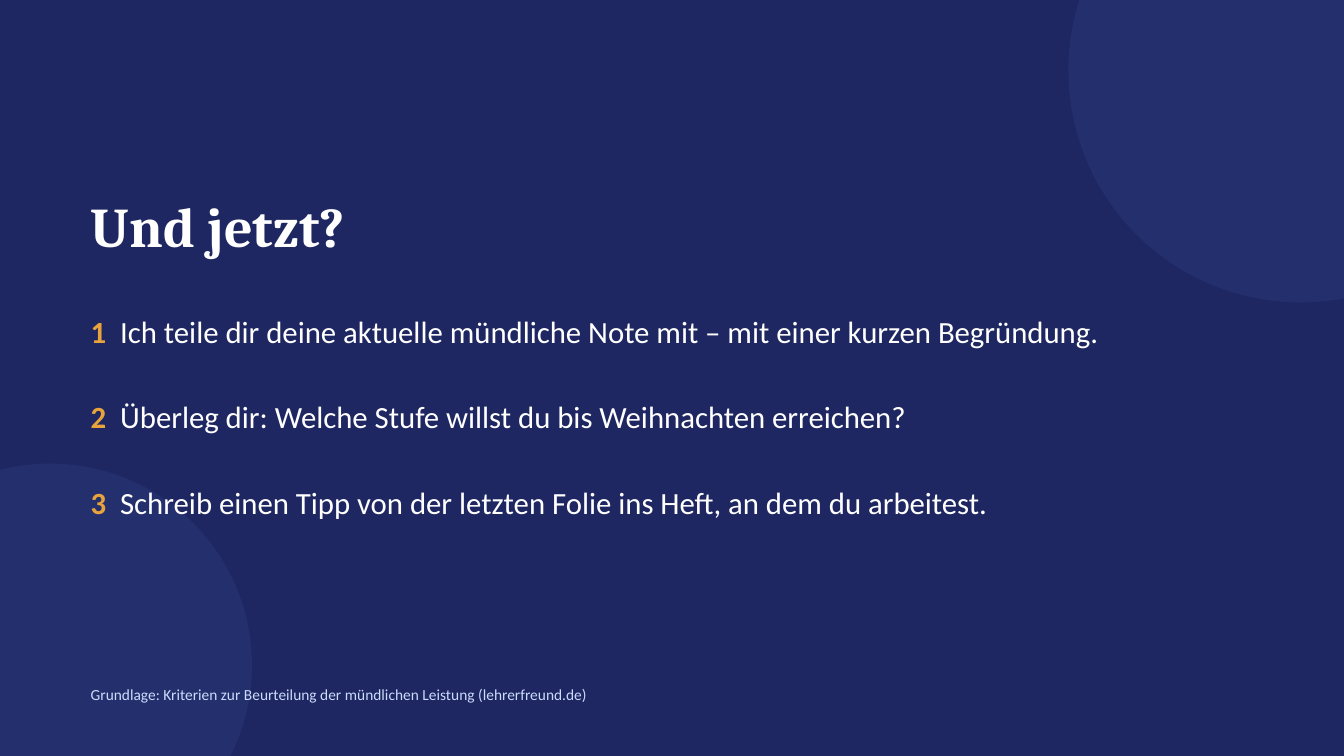
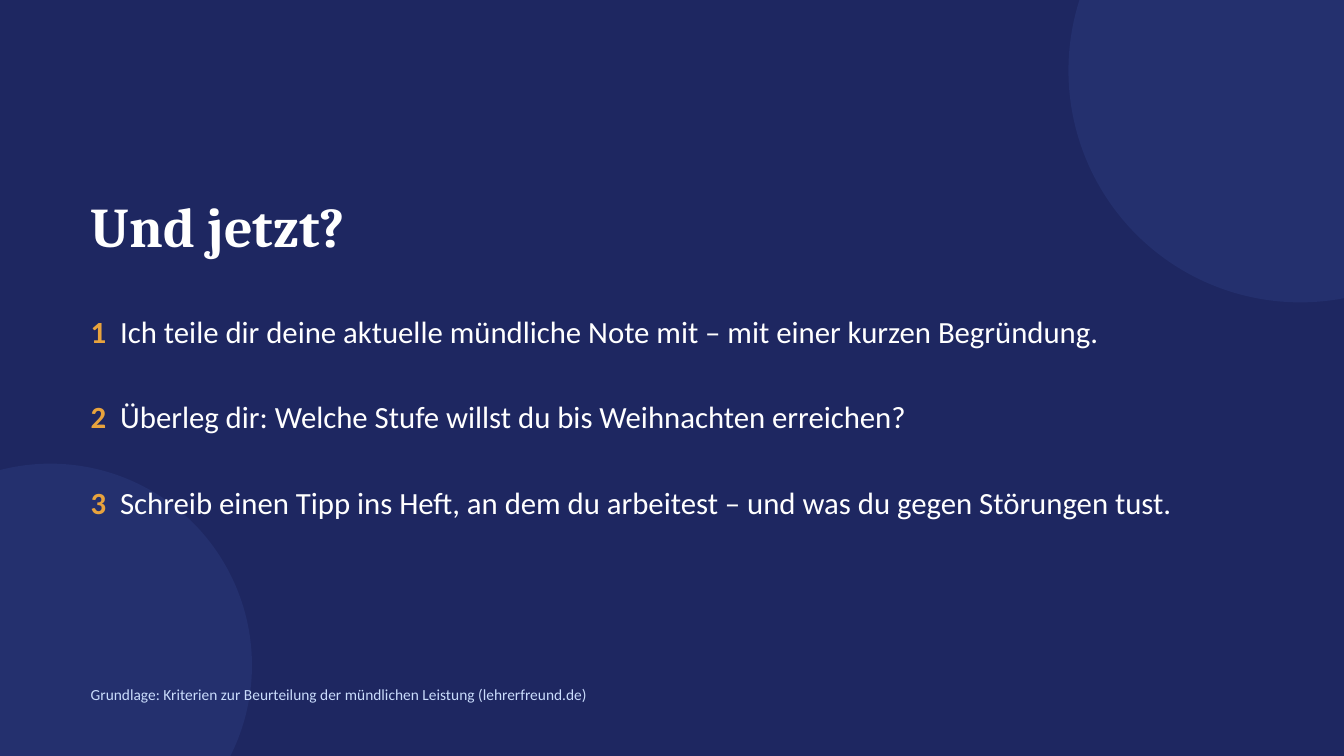
Before and after one commit to golzkonstantin-gif/Schule, a slide deck: slide 11 of Deutsch_7A/Mitarbeit/Muendliche_Noten_Kriterien.pptx (slide 9 before the commit). Drawn at 1344x756 pixels with LibreOffice and Linux fonts; fonts in the diff are those of the drawing. Boxes give left, top, right and bottom in pixels: in the first picture for what was removed or moved away, otherwise in the second. Text is boxed around its words. In the diff, an @@ line names an element or a change of style, - is before the commit and + after.

```diff
--- a/Deutsch_7A/Mitarbeit/Muendliche_Noten_Kriterien.pptx
+++ b/Deutsch_7A/Mitarbeit/Muendliche_Noten_Kriterien.pptx
@@ text at (x1=91, y1=492, x2=1171, y2=520): text changed @@
-3 Schreib einen Tipp von der letzten Folie ins Heft, an dem du arbeitest.
+3 Schreib einen Tipp ins Heft, an dem du arbeitest – und was du gegen Störungen tust.
```
Also in this commit, not shown: 1 other slide changed, 2 slides added, 3 other files.
